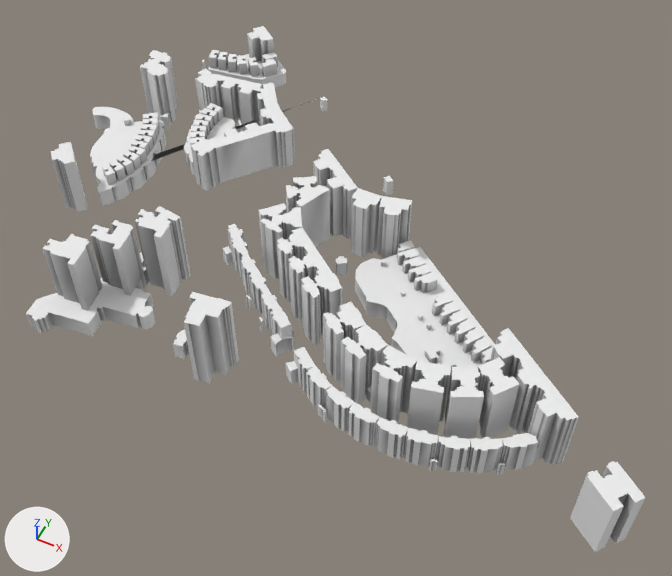
Before and after pictures for a commit that changed the glTF model data/buildings/7/72/87.glb.
Rendered twice from a 50 mm lens placed at (228.0, -526.0, 578.0), pointed at (-10.0, -51.0, -16.0). Every picture has the same lights, and +X, +Y and +Z are marked at lower left. Vertices at the same position are counted once.
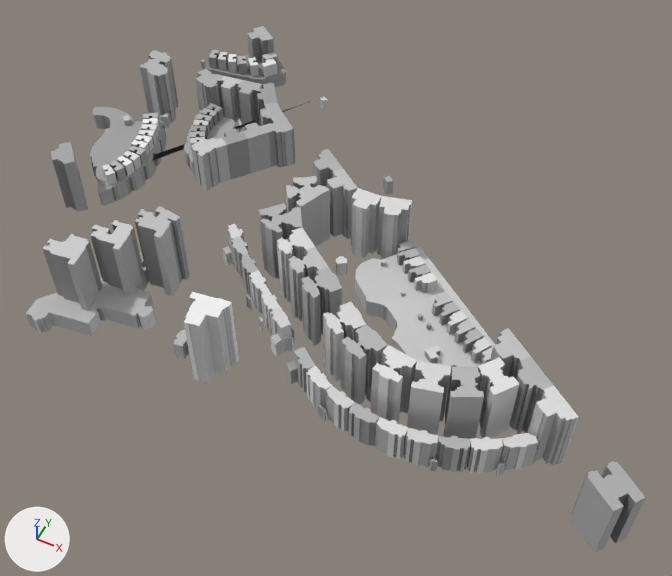
Diff of the bpy script that builds the scene:
```diff
--- a/data/buildings/7/72/87.glb.py
+++ b/data/buildings/7/72/87.glb.py
@@ me_mesh_0 @@
 # used by ob_mesh_0; location = (0.0, 0.0, 0.0)
-me_mesh_0.from_pydata(...)  # 4669 vertices, 6937 faces; spans x -319.0..271.0, y -210.0..204.0, z -9.0..65.0
+me_mesh_0.from_pydata(...)  # 4663 vertices, 6925 faces; spans x -319.0..271.0, y -210.0..204.0, z -9.0..65.0
+# me_mesh_0 part 1
+# 10 vertices are removed from x -18.0..12.0, y -159.0..-133.0, z -4.0..12.0
+# 35 faces are deleted
+# 1 vertex moves within x -12.0, y -129.0, z 12.0
+# 4 vertices are added at (-12.0, -129.0, -4.0), (-12.0, -129.0, 12.0), (-12.0, -129.0, -4.0), (-12.0, -129.0, 12.0)
+# 23 new faces join them
+# me_mesh_0 part 2: 6850 kept faces spanning x -319.0..271.0, y -210.0..204.0, z -9.0..65.0 get new vertex colours
 me_mesh_0.materials.append(mat_material_0)
```

Boxes (x1, y1, x2, y2) around the edits, measured in the pictures (672 x 576 px):
part 1 of me_mesh_0, cut back: (271, 333, 298, 384) in both
part 2 of me_mesh_0, recoloured (white to grey): (26, 26, 646, 552) in both
